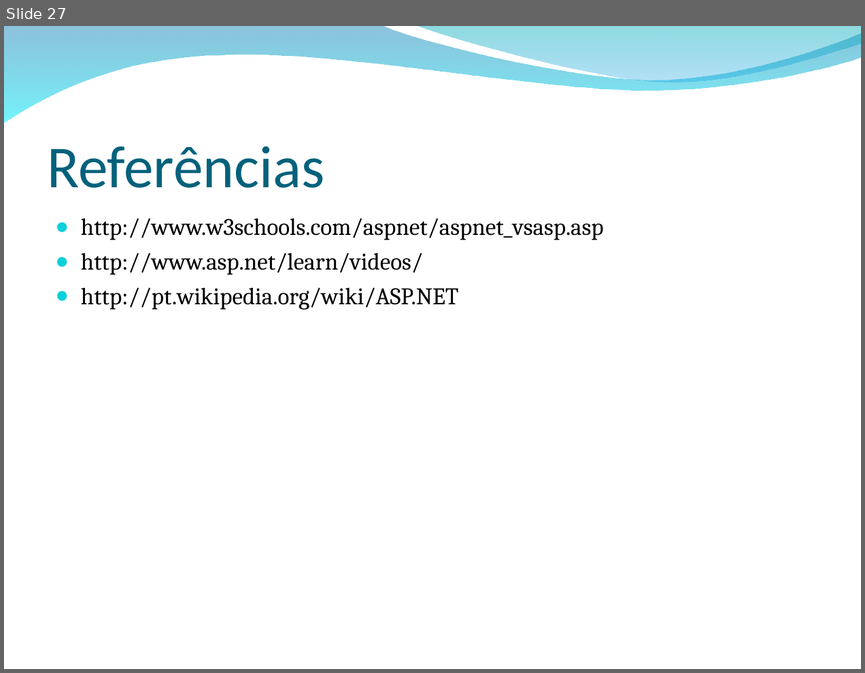
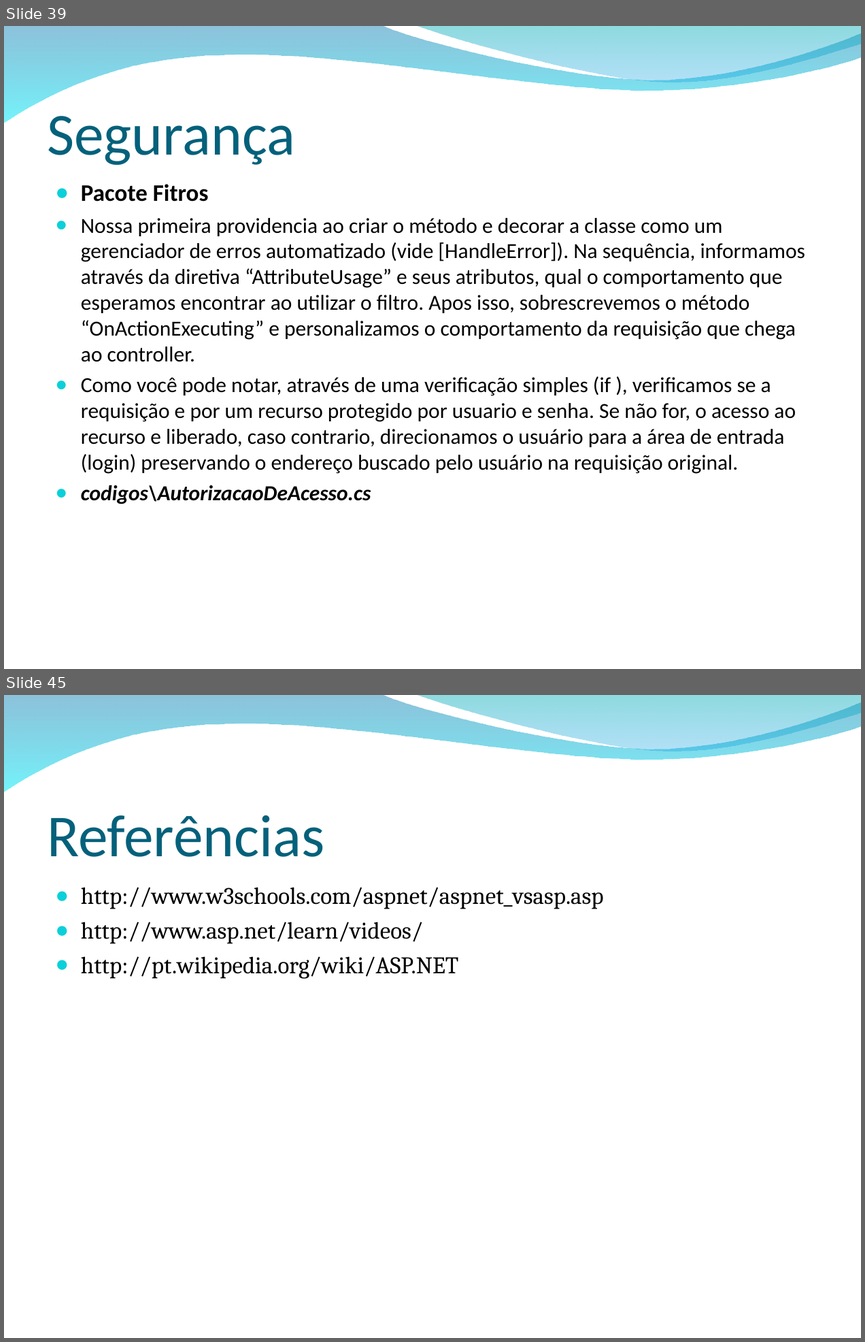
Before and after one commit to wandersonalvesrodrigues/Apresentacao_ASP.NET_MVC, a slide deck: ASP.NET MVC.ppt. Shown one above the other, each under a label of ours: slide 27 before the commit, slides 39 and 45 after it; the slides between them are not shown. The pictures are 865x673 and 865x1342 pixels, drawn with LibreOffice and Linux fonts; fonts in the diff are those of the drawing; background and template pictures are left out. Boxes give left, top, right and bottom in pixels: in the first picture for what was removed or moved away, otherwise in the second. Text is boxed around its words. In the diff, an @@ line names an element or a change of style, - is before the commit and + after.

```diff
--- a/ASP.NET MVC.ppt
+++ b/ASP.NET MVC.ppt
@@ slide 39 added at (x1=4, y1=26, x2=861, y2=669), background picture (left out); not listed: 2 template elements that a slide beside it also shows @@
@@ title added at (x1=47, y1=116, x2=296, y2=165), 50 pt, text #04617B @@
+Segurança
@@ text added at (x1=81, y1=184, x2=805, y2=504), 18 pt, text #000000 @@
+● Pacote Fitros
+● Nossa primeira providencia ao criar o método e decorar a classe como um gerenciador de erros automatizado (vide [HandleError]). Na sequência, informamos através da diretiva “AttributeUsage” e seus atributos, qual o comportamento que esperamos encontrar ao utilizar o filtro. Apos isso, sobrescrevemos o método “OnActionExecuting” e personalizamos o comportamento da requisição que chega ao controller.
+● Como você pode notar, através de uma verificação simples (if ), verificamos se a requisição e por um recurso protegido por usuario e senha. Se não for, o acesso ao recurso e liberado, caso contrario, direcionamos o usuário para a área de entrada (login) preservando o endereço buscado pelo usuário na requisição original.
+● codigos\AutorizacaoDeAcesso.cs
@@ what was slide 27 is now slide 45 @@
```
Also in this commit, not shown: 5 slides changed, 18 other slides added, 1 slide removed, 17 other files.
